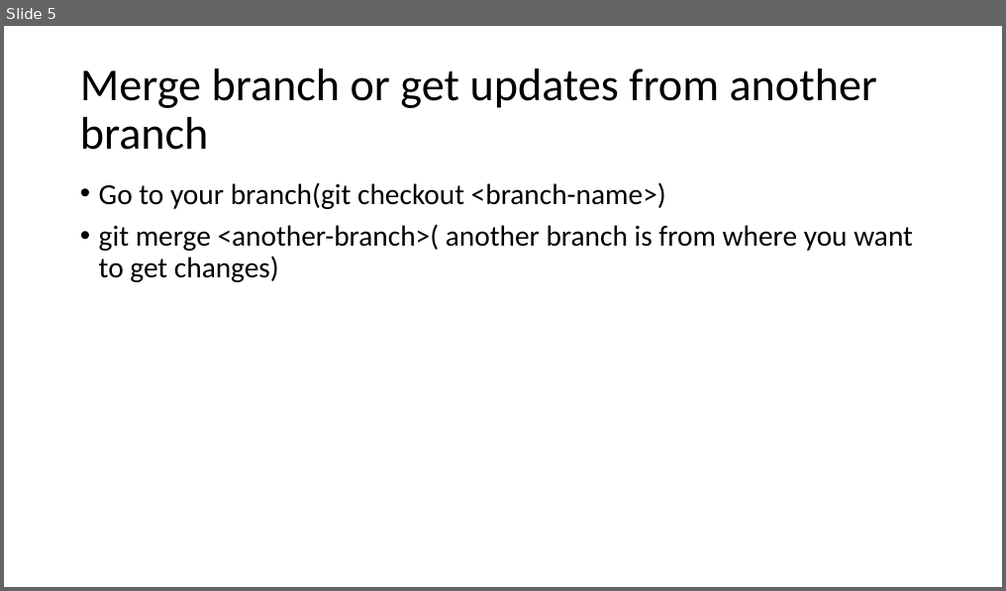
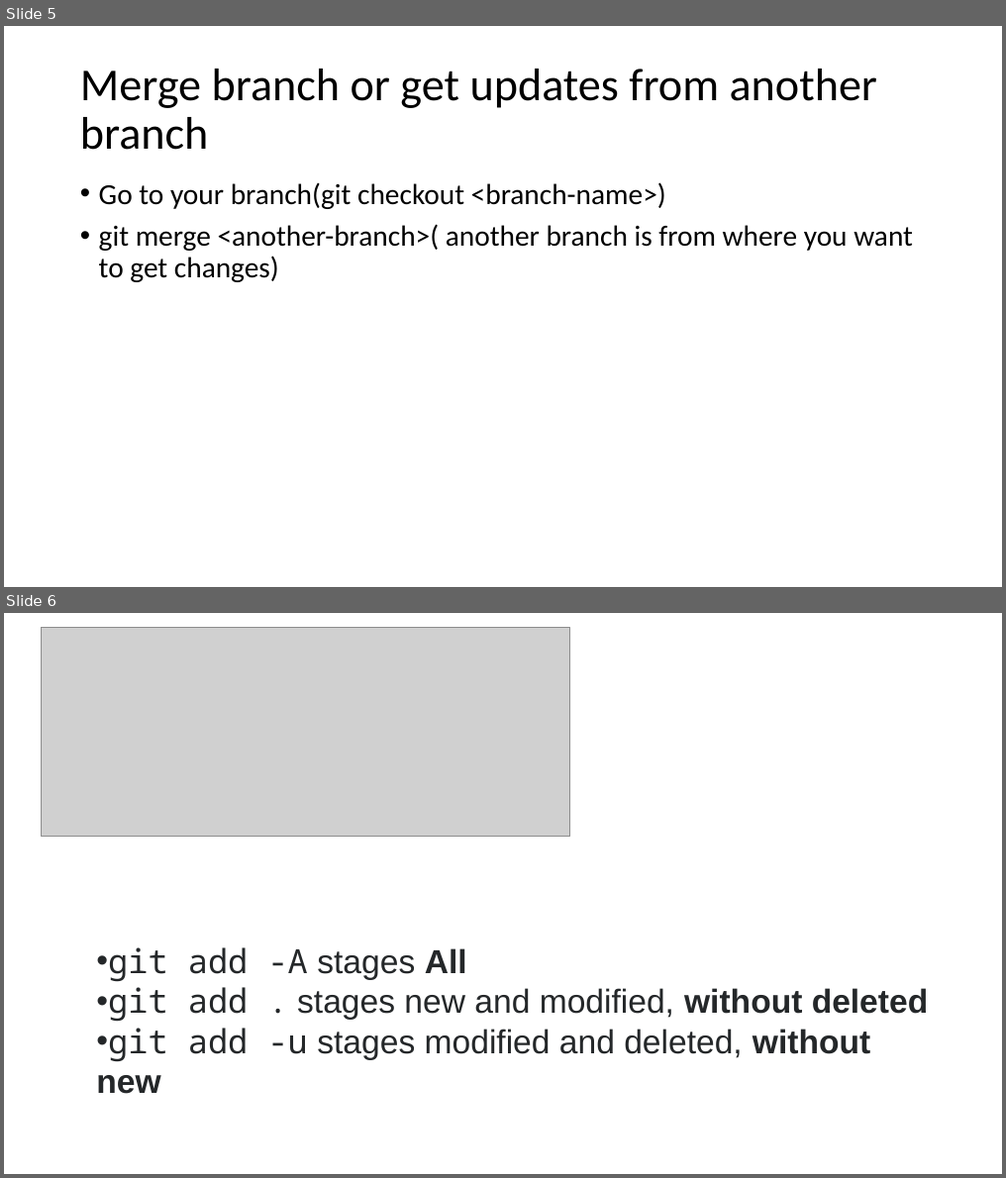
Before and after one commit to ketankk/BDppt, a slide deck: ppt/Git.pptx. Shown one above the other, each under a label of ours: slide 5 before the commit, slides 5 and 6 after it. The pictures are 1006x591 and 1006x1178 pixels, drawn with LibreOffice and Linux fonts; fonts in the diff are those of the drawing; grey boxes stand for pictures. Boxes give left, top, right and bottom in pixels: in the first picture for what was removed or moved away, otherwise in the second. Text is boxed around its words. In the diff, an @@ line names an element or a change of style, - is before the commit and + after.

```diff
--- a/ppt/Git.pptx
+++ b/ppt/Git.pptx
@@ slide 6 added at (x1=4, y1=613, x2=1002, y2=1174), background #FFFFFF @@
@@ picture added at (x1=41, y1=627, x2=570, y2=836) @@
@@ text added at (x1=96, y1=948, x2=929, y2=1094), 32 pt, text #242729 @@
+• git add -A stages All
+• git add . stages new and modified, without deleted
+• git add -u stages modified and deleted, without new
```
Also in this commit, not shown: 2 other files.
